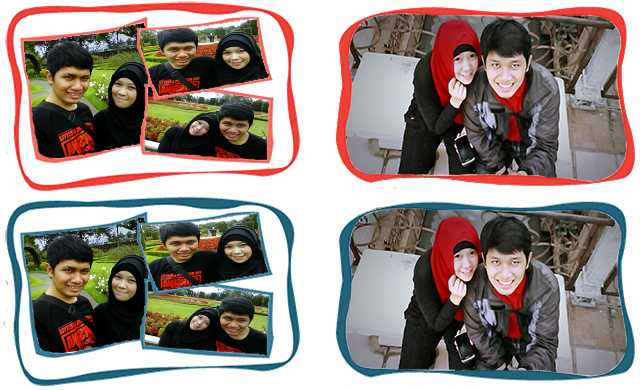
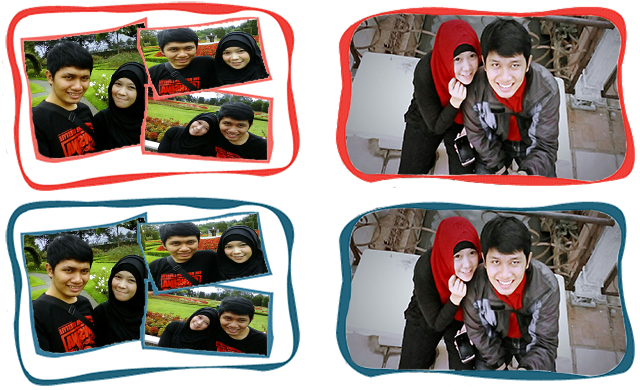
Revision of a layered 640x390 image; what changed, layer by layer:
painted on "Frame" over [64, 117, 415, 356]
painted on "Gambar Kiri Biru" over [3, 277, 18, 354]
